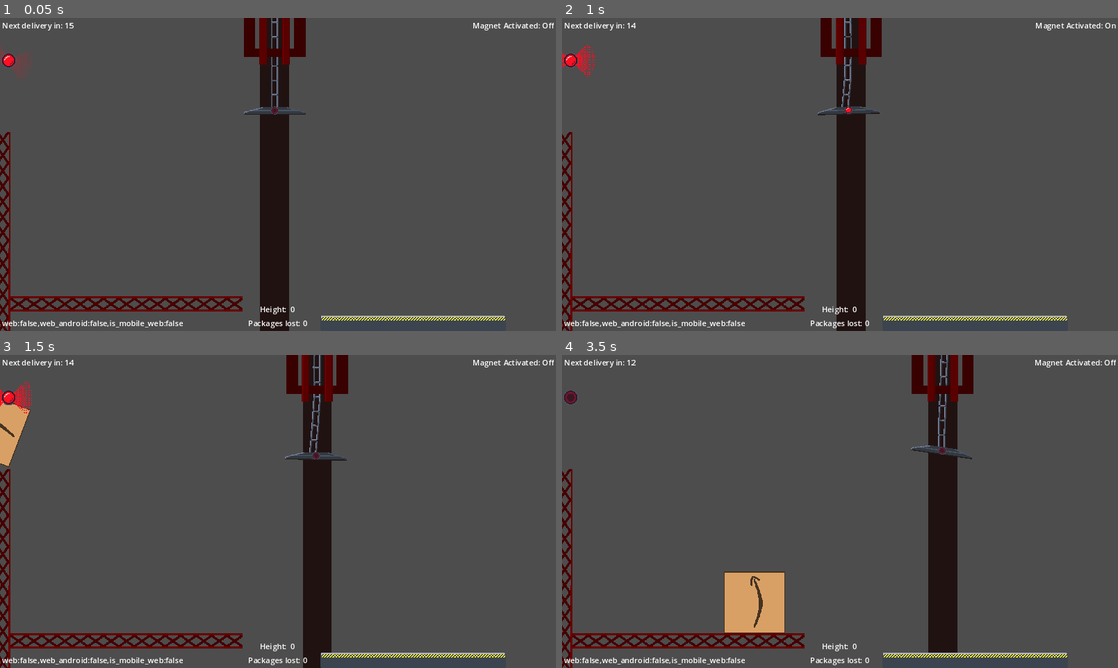
Above: before the commit, frames 1-4 (two rows, left to right).
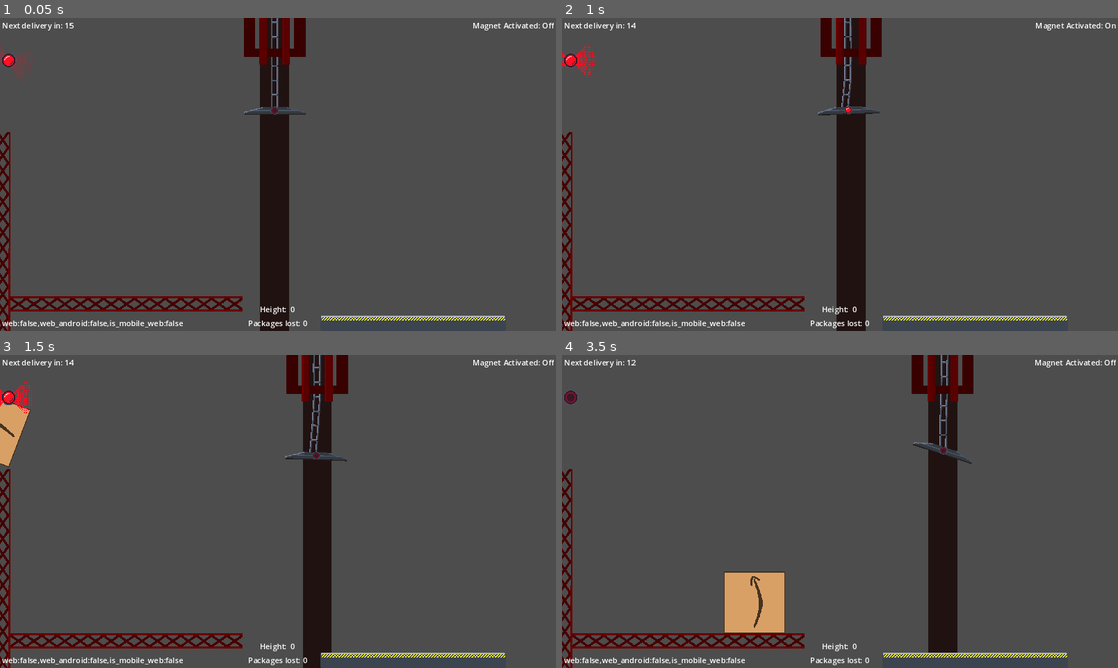
Above: after the commit, the same moments.

Repository: nanodeath/tippy-towers
Game: Godot game, scene res://game.tscn
Two runs of this game, one before a commit and one after it. Both use one fixed random seed, a clock stepped at 60 frames per second and the inputs below. The engine's default icon, where the game draws it, is replaced by a stand-in: a white triangle on a blue panel in a dark square.
Inputs:
- Up to frame 1 (0.05 s): no input
- Up to frame 2 (1 s): hold D (move_right) from 0.53 s (still down); tap Space (toggle_magnet) at 0.6 s
- Up to frame 3 (1.5 s): release D (move_right) at 1.28 s; hold S (move_down) from 1.28 s (still down); tap Space (toggle_magnet) at 1.35 s
- Up to frame 4 (3.5 s): release S (move_down) at 2.03 s; hold D (move_right) 2.03-2.78 s; tap Space (toggle_magnet) at 2.1, 2.85 s; hold W (move_up) from 2.78 s (still down)

Frame 1 is identical in both runs. In frame 2, less than 0.1% of the frame differs, in the area x 46-58%, y 1-32%; in frame 3, less than 0.1%; in frame 4, 0.5%, in the area x 62-74%, y 0-35%.

Commit message:
Switch magnet over to RayCast2D array.

Diff:
--- a/tippy-towers/scenes/crane.tscn
+++ b/tippy-towers/scenes/crane.tscn
@@ -12,14 +12,8 @@
 [sub_resource type="CircleShape2D" id="CircleShape2D_0pyye"]
 radius = 4.0
 
-[sub_resource type="RectangleShape2D" id="RectangleShape2D_ngqpb"]
-size = Vector2(2, 6)
-
 [sub_resource type="RectangleShape2D" id="RectangleShape2D_xaaf2"]
-size = Vector2(124, 8)
-
-[sub_resource type="RectangleShape2D" id="RectangleShape2D_0eb5c"]
-size = Vector2(124, 2)
+size = Vector2(128, 6)
 
 [sub_resource type="RectangleShape2D" id="RectangleShape2D_mjl0t"]
 size = Vector2(128, 48)
@@ -54,13 +48,14 @@
 [sub_resource type="RectangleShape2D" id="RectangleShape2D_rt02g"]
 size = Vector2(16, 320)
 
-[node name="Crane" type="CharacterBody2D"]
+[node name="Crane" type="CharacterBody2D" node_paths=PackedStringArray("junk_probes")]
 collision_layer = 4
 collision_mask = 3
 motion_mode = 1
 script = ExtResource("1_dp2g1")
 speed = 150
 move_up_speed = 100
+junk_probes = [NodePath("Magnet/JunkProbe1"), NodePath("Magnet/JunkProbe2"), NodePath("Magnet/JunkProbe3"), NodePath("Magnet/JunkProbe4"), NodePath("Magnet/JunkProbe5")]
 
 [node name="ColorRect" type="ColorRect" parent="."]
 show_behind_parent = true
@@ -152,36 +147,10 @@
 [node name="Sprite" type="Sprite2D" parent="Magnet"]
 texture = ExtResource("4_ge2jl")
 
-[node name="Left" type="CollisionShape2D" parent="Magnet"]
-position = Vector2(-63, 5)
-shape = SubResource("RectangleShape2D_ngqpb")
-
-[node name="Right" type="CollisionShape2D" parent="Magnet"]
-position = Vector2(63, 5)
-shape = SubResource("RectangleShape2D_ngqpb")
-
 [node name="Top" type="CollisionShape2D" parent="Magnet"]
-position = Vector2(0, 2)
+position = Vector2(0, 5)
 shape = SubResource("RectangleShape2D_xaaf2")
-
-[node name="PinJoint2D" type="PinJoint2D" parent="Magnet"]
-position = Vector2(-52, 7)
-node_a = NodePath("..")
-node_b = NodePath("../StickyBit")
-
-[node name="PinJoint2D2" type="PinJoint2D" parent="Magnet"]
-position = Vector2(52, 7)
-node_a = NodePath("..")
-node_b = NodePath("../StickyBit")
-
-[node name="StickyBit" type="RigidBody2D" parent="Magnet"]
-collision_mask = 2
-max_contacts_reported = 8
-contact_monitor = true
-
-[node name="Shape" type="CollisionShape2D" parent="Magnet/StickyBit"]
-position = Vector2(0, 7)
-shape = SubResource("RectangleShape2D_0eb5c")
+debug_color = Color(0.992157, 0, 0.243137, 0.419608)
 
 [node name="GravityZone" type="Area2D" parent="Magnet"]
 collision_mask = 2
@@ -200,6 +169,31 @@
 position = Vector2(0, -1)
 scale = Vector2(0.5, 0.5)
 sprite_frames = SubResource("SpriteFrames_2etnk")
+
+[node name="JunkProbe1" type="RayCast2D" parent="Magnet"]
+position = Vector2(-63, 8)
+target_position = Vector2(0, 2)
+collision_mask = 2
+
+[node name="JunkProbe2" type="RayCast2D" parent="Magnet"]
+position = Vector2(-32, 8)
+target_position = Vector2(0, 2)
+collision_mask = 2
+
+[node name="JunkProbe3" type="RayCast2D" parent="Magnet"]
+position = Vector2(-1, 8)
+target_position = Vector2(0, 2)
+collision_mask = 2
+
+[node name="JunkProbe4" type="RayCast2D" parent="Magnet"]
+position = Vector2(30, 8)
+target_position = Vector2(0, 2)
+collision_mask = 2
+
+[node name="JunkProbe5" type="RayCast2D" parent="Magnet"]
+position = Vector2(61, 8)
+target_position = Vector2(0, 2)
+collision_mask = 2
 
 [node name="CollisionShape2D2" type="CollisionShape2D" parent="."]
 position = Vector2(-24, -96)
--- a/tippy-towers/scripts/crane.gd
+++ b/tippy-towers/scripts/crane.gd
@@ -4,10 +4,11 @@
 @export var move_up_speed: int
 @export var left_bound: Node2D
 @export var right_bound: Node2D
+@export var junk_probes: Array[RayCast2D]
+
 @onready var chain_anchor = $ChainAnchor
 @onready var gravity_zone: Area2D = $Magnet/GravityZone
 @onready var magnet: RigidBody2D = $Magnet
-@onready var sticky_bit = $Magnet/StickyBit
 @onready var anchor_min = $AnchorMin
 @onready var anchor_max = $AnchorMax
 @onready var game: Game
@@ -17,8 +18,6 @@
 
 signal magnet_changed(status: bool)
 
-var contacts: int = 0
-var magnet_direct_state: PhysicsDirectBodyState2D
 var fused_with_junk: Array[RigidBody2D] = []
 
 var current_speed := 0.0
@@ -27,10 +26,6 @@
 func _ready():
 	game = get_node("/root/Game")
 	_update_magnet()
-	magnet_direct_state = PhysicsServer2D.body_get_direct_state(sticky_bit.get_rid())
-
-	sticky_bit.body_entered.connect(func(b): contacts += 1)
-	sticky_bit.body_exited.connect(func(b): contacts -= 1)
 
 func _process(delta):
 	var is_game_over := game.is_game_over
@@ -51,6 +46,11 @@
 func _physics_process(delta):
 	global_position.x = clampf(position.x + current_speed, left_bound.global_position.x, right_bound.global_position.x)
 
+	var contacts := 0
+	for probe in junk_probes:
+		if probe.is_colliding():
+			contacts += 1
+
 	if not game.is_game_over:
 		if Input.is_action_pressed("move_up"):
 			chain_anchor.position.y -= move_up_speed * delta
@@ -58,12 +58,11 @@
 			chain_anchor.position.y += move_up_speed * delta
 		chain_anchor.position.y = clampf(chain_anchor.position.y, anchor_min.position.y, anchor_max.position.y)
 
-	var contact_count := magnet_direct_state.get_contact_count()
 	#print("Magnet contact: ", contact_count)
-	if magnet_activated and contacts > 0:
+	if magnet_activated and contacts > 1:
 		var collisions := []
-		for i in contact_count:
-			var obj := magnet_direct_state.get_contact_collider_object(i) as Node
+		for probe in junk_probes:
+			var obj := probe.get_collider()
 			if not obj is PhysicsBody2D or not obj.is_in_group("junk"):
 				continue
 			#print("  collider obj: ", obj)
@@ -82,7 +81,6 @@
 	if not magnet_activated and fused_with_junk.size() > 0:
 		for obj in fused_with_junk:
 			obj.add_collision_exception_with(magnet)
-			obj.add_collision_exception_with(sticky_bit)
 			obj.reparent(get_parent())
 			obj.freeze = false
 			obj.collision_layer = 1 << 1
@@ -91,7 +89,6 @@
 			timer.wait_time = 1.0
 			timer.timeout.connect(func():
 				obj.remove_collision_exception_with(magnet)
-				obj.remove_collision_exception_with(sticky_bit)
 				timer.queue_free()
 			)
 			obj.add_child(timer)
Not shown: 1 places in tippy-towers/scenes/crane.tscn that only renumber resources
